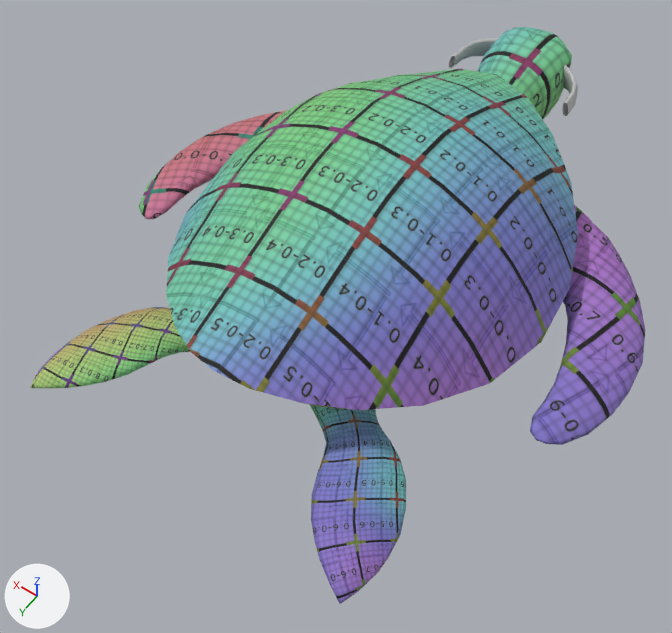
The FBX model turtle.fbx, before and after one commit.
One viewpoint serves both versions: a camera (50 mm lens) standing at (-0.0689, 0.1168, 0.1425) and looking at (-0.0002, 0.0206, -0.0086). Every picture has the same lights, and +X, +Y and +Z are marked at lower left. Where no turn or scale is listed for an object, it has been applied to the vertices.

The first picture shows 'f_legs_geo', 'headband_condense', 'l_leg_geo', 'r_leg_geo', 'shell_geo'.
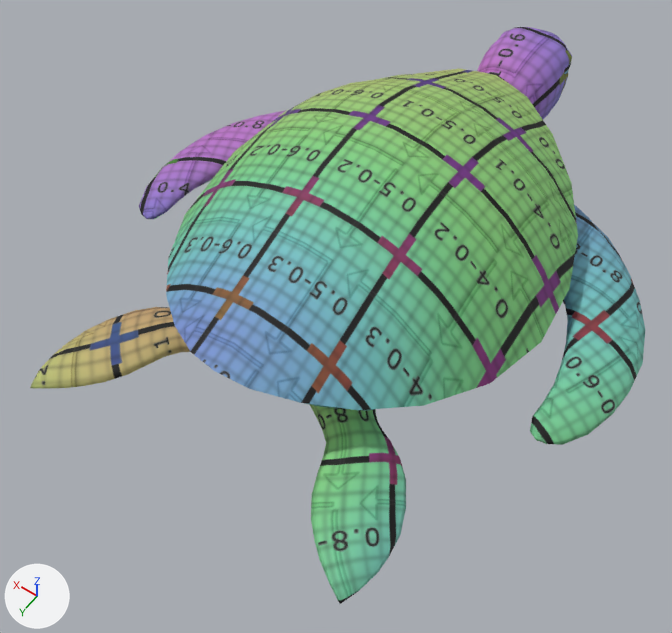
Edits to the scene script, one JSON object a line:
```json
{"block": "me_mesh", "where": "me_mesh.from_pydata(...)  # 1881 vertices, 1848 faces; spans x -0.0572..0.0572, y -0.0711..0.0248, z -0.0151..0.0127"}
{"block": "me_mesh", "where": "# used by ob_f_legs_geo; location = (0.0, 0.0, 0.0)"}
{"block": "me_mesh", "change": "me_mesh part 2: texture (UV) coordinates of 1848 of 1848 faces, centred in x -0.0569..0.0569, y -0.071..0.0245, z -0.0146..0.0126, changed; they spanned u -0.01..0.68, v 0.0..0.96 and now span u 0.06..0.97, v 0.49..0.97"}
{"block": "me_mesh_001", "where": "me_mesh_001.from_pydata(...)  # 382 vertices, 366 faces; spans x -0.0396..0.0396, y -0.0406..0.0557, z -0.0184..0.0282"}
{"block": "me_mesh_001", "where": "# used by ob_shell_geo; location = (0.0, 0.0, 0.0)"}
{"block": "me_mesh_001", "change": "me_mesh_001 part 1: texture (UV) coordinates of 366 of 366 faces, centred in x -0.0386..0.0386, y -0.0396..0.0545, z -0.0179..0.0277, changed; they spanned u 0.0..1.0, v 0.0..0.76 and now span u 0.0..0.76, v 0.0..0.97"}
{"block": "me_mesh_002", "where": "me_mesh_002.from_pydata(...)  # 185 vertices, 178 faces; spans x -0.0383..-0.0016, y 0.028..0.0701, z -0.0112..0.0025"}
{"block": "me_mesh_002", "where": "# used by ob_r_leg_geo; location = (0.0, 0.0, 0.0)"}
{"block": "me_mesh_002", "change": "me_mesh_002 part 4: texture (UV) coordinates of 178 of 178 faces, centred in x -0.0382..-0.0033, y 0.0291..0.0691, z -0.0106..0.0016, changed; they spanned u 0.46..1.01, v 0.17..0.82 and now span u 0.78..0.96, v 0.3..0.5"}
{"block": "me_mesh_003", "where": "me_mesh_003.from_pydata(...)  # 185 vertices, 178 faces; spans x 0.0016..0.0383, y 0.028..0.0701, z -0.0112..0.0025"}
{"block": "me_mesh_003", "where": "# used by ob_l_leg_geo; location = (0.0, 0.0, 0.0)"}
{"block": "me_mesh_003", "change": "me_mesh_003 part 3: texture (UV) coordinates of 178 of 178 faces, centred in x 0.0033..0.0382, y 0.0291..0.0691, z -0.0106..0.0016, changed; they spanned u 0.29..1.03, v -0.07..0.58 and now span u 0.78..0.96, v 0.06..0.27"}
{"op": "remove", "block": "ob_headband_condense", "code": ["ob_headband_condense = bpy.data.objects.new('headband_condense', me_mesh_006)", "ob_headband_condense.location = (0.0, -0.0471, 0.0067)"]}
```

Where the change shows, as pixel boxes (x1, y1, x2, y2) in the pictures (672 x 633 px):
```json
{"object": "headband_condense", "change": "deleted", "before": [449, 38, 578, 117]}
{"part": 1, "of": "me_mesh_001", "change": "surface changed", "before": [166, 68, 578, 411], "after": [166, 68, 578, 411]}
{"part": 2, "of": "me_mesh", "change": "surface changed", "before": [139, 27, 645, 445], "after": [139, 27, 645, 445]}
{"part": 3, "of": "me_mesh_003", "change": "surface changed", "before": [30, 307, 190, 388], "after": [30, 307, 190, 388], "on screen": "green to yellow"}
{"part": 4, "of": "me_mesh_002", "change": "surface changed", "before": [310, 405, 406, 604], "after": [310, 405, 406, 604], "on screen": "blue to green"}
```
